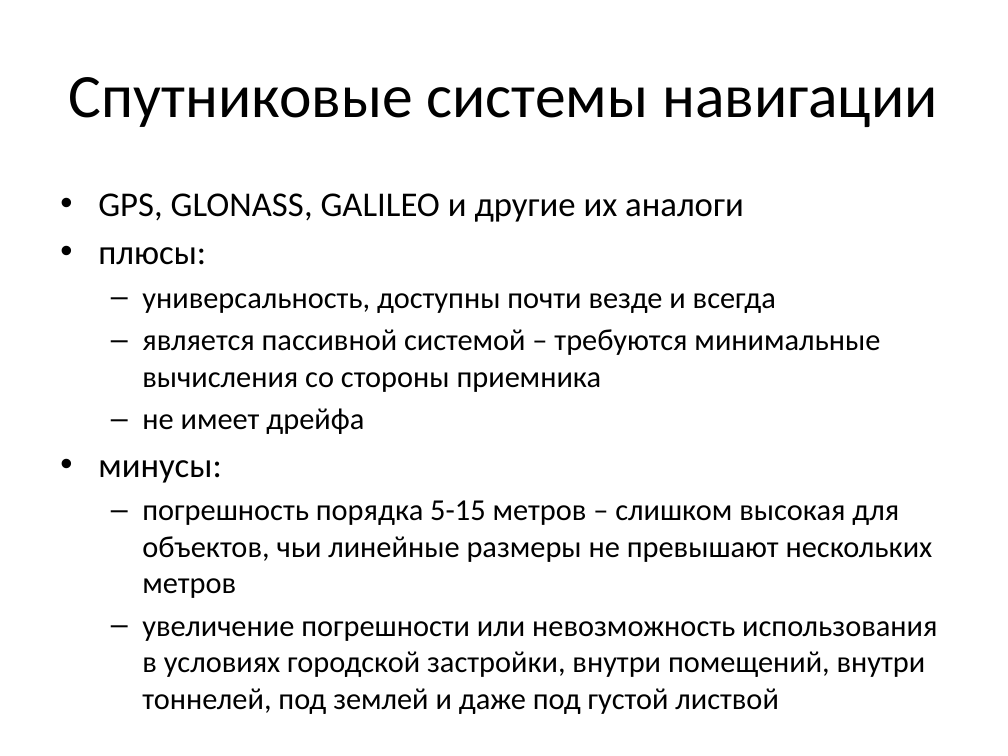
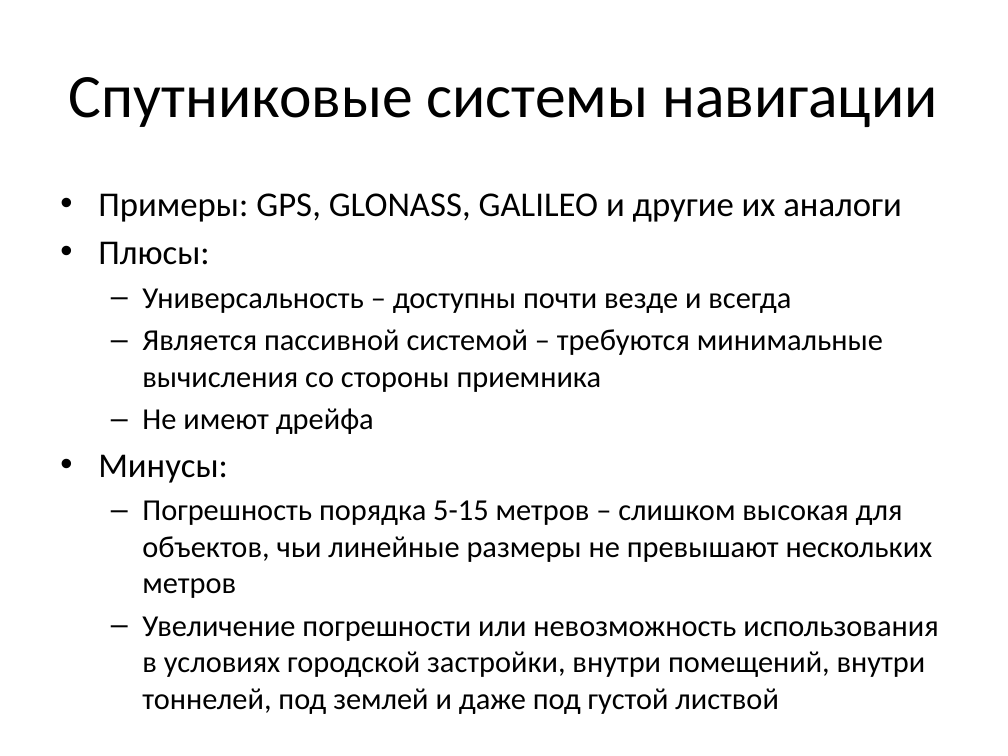
Before and after one commit to pkuderov/gyrocam, a slide deck: slide 3 of presentation.pptx (slide 5 before the commit). Drawn at 1008x756 pixels with LibreOffice and Linux fonts; fonts in the diff are those of the drawing. Boxes give left, top, right and bottom in pixels: in the first picture for what was removed or moved away, otherwise in the second. Text is boxed around its words. In the diff, an @@ line names an element or a change of style, - is before the commit and + after.

```diff
--- a/presentation.pptx
+++ b/presentation.pptx
@@ text at (x1=98, y1=193, x2=938, y2=714): text changed @@
-• GPS, GLONASS, GALILEO и другие их аналоги
-• плюсы:
-  – универсальность, доступны почти везде и всегда
-  – является пассивной системой – требуются минимальные вычисления со стороны приемника
-  – не имеет дрейфа
-• минусы:
-  – погрешность порядка 5-15 метров – слишком высокая для объектов, чьи линейные размеры не превышают нескольких метров
-  – увеличение погрешности или невозможность использования в условиях городской застройки, внутри помещений, внутри тоннелей, под землей и даже под густой листвой
+• Примеры: GPS, GLONASS, GALILEO и другие их аналоги
+• Плюсы:
+  – Универсальность – доступны почти везде и всегда
+  – Является пассивной системой – требуются минимальные вычисления со стороны приемника
+  – Не имеют дрейфа
+• Минусы:
+  – Погрешность порядка 5-15 метров – слишком высокая для объектов, чьи линейные размеры не превышают нескольких метров
+  – Увеличение погрешности или невозможность использования в условиях городской застройки, внутри помещений, внутри тоннелей, под землей и даже под густой листвой
```
Also in this commit, not shown: 7 other slides changed, 5 slides added, 5 slides removed, 3 other files.
